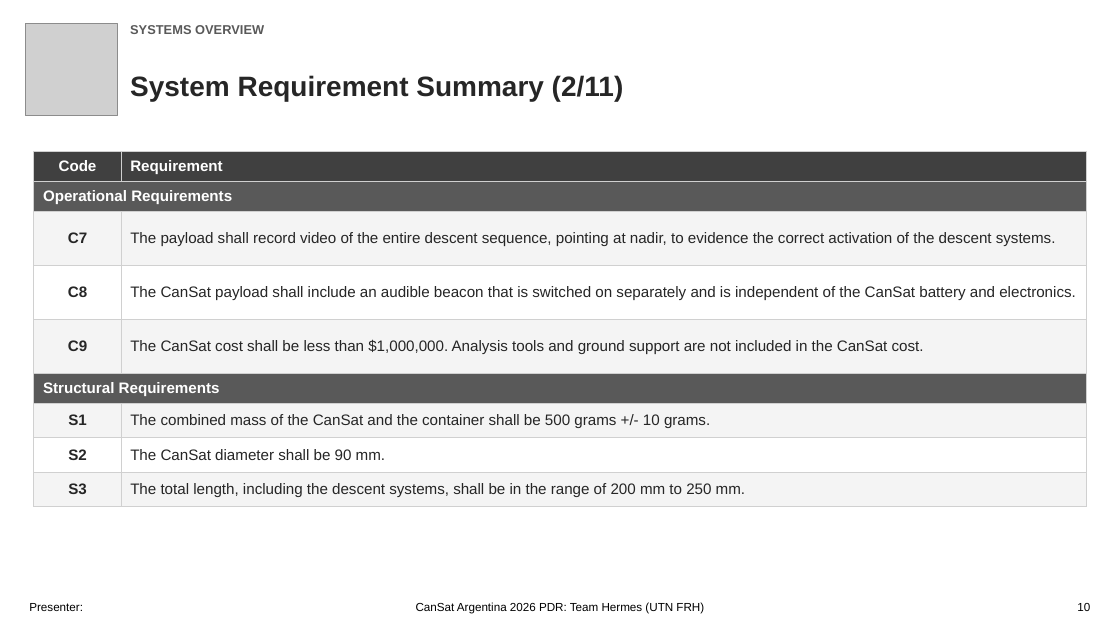
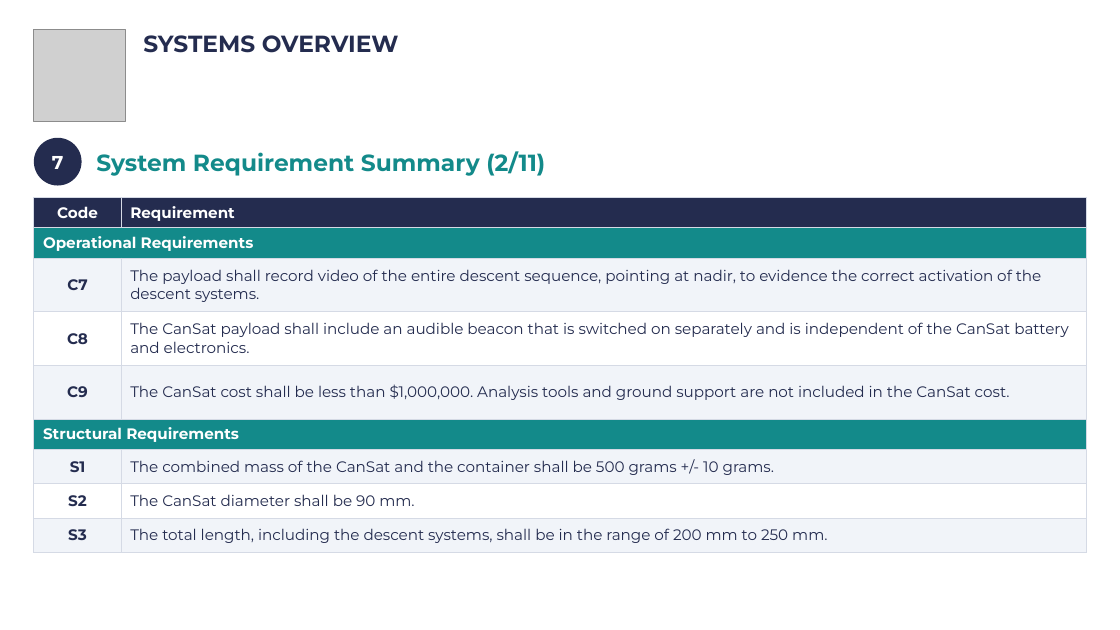
Before and after one commit to Caetano18/proyecto, a slide deck: slide 10 of cansat_pdr/laminas_plantilla/CanSat_PDR_Hermes_completo.pptx. Drawn at 1120x630 pixels with LibreOffice and Linux fonts; fonts in the diff are those of the drawing; grey boxes stand for pictures; background and template pictures are left out. Boxes give left, top, right and bottom in pixels: in the first picture for what was removed or moved away, otherwise in the second. Text is boxed around its words. In the diff, an @@ line names an element or a change of style, - is before the commit and + after.

```diff
--- a/cansat_pdr/laminas_plantilla/CanSat_PDR_Hermes_completo.pptx
+++ b/cansat_pdr/laminas_plantilla/CanSat_PDR_Hermes_completo.pptx
@@ picture: place and size @@
-picture at (25, 24, 118, 116)
+picture at (34, 29, 125, 121)
@@ text "SYSTEMS OVERVIEW": place and size @@
-text "SYSTEMS OVERVIEW" at (130, 25, 264, 34)
+text "SYSTEMS OVERVIEW" at (143, 35, 399, 53)
@@ text "SYSTEMS OVERVIEW" at (143, 35, 399, 53): size 11 to 20 pt, font Arial to Montserrat, text colour #595959 to #242C4F @@
@@ ellipse added at (34, 138, 82, 186), fill #242C4F, 16 pt, text #FFFFFF, bold @@
+7
@@ text "System Requirement Summary (2/11)": place and size @@
-text "System Requirement Summary (2/11)" at (130, 75, 624, 102)
+text "System Requirement Summary (2/11)" at (96, 151, 545, 176)
@@ text "System Requirement Summary (2/11)" at (96, 151, 545, 176): size 24 to 20 pt, font Arial to Montserrat, text colour #262626 to #138A8A @@
@@ table at (34, 197, 1086, 553) @@
@@ fill #404040 to #242C4F in row 1 @@
@@ fill #595959 to #138A8A in 2 cells @@
@@ fill #F4F4F4 to #F1F4F9 in 8 cells @@
@@ font Arial to Montserrat @@
@@ text colour #262626 to #242C4F in "C7", "The payload shall record video of the ...", "C8", "The CanSat payload shall include an audible ..." and 8 more places @@
@@ borders changed @@
@@ table: place and size @@
-table at (34, 151, 1086, 507)
+table at (34, 197, 1086, 553)
@@ text removed at (29, 603, 83, 611) @@
-Presenter:
@@ text removed at (416, 602, 704, 614) @@
-CanSat Argentina 2026 PDR: Team Hermes (UTN FRH)
@@ text removed at (1077, 603, 1090, 611) @@
-10
```
Also in this commit, not shown: 105 other slides changed, 18 other files.
